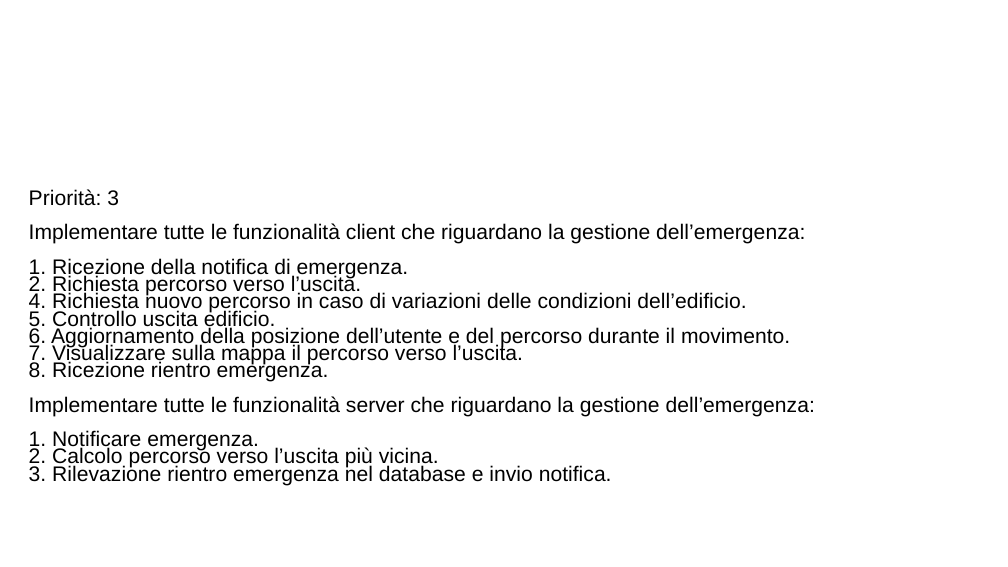
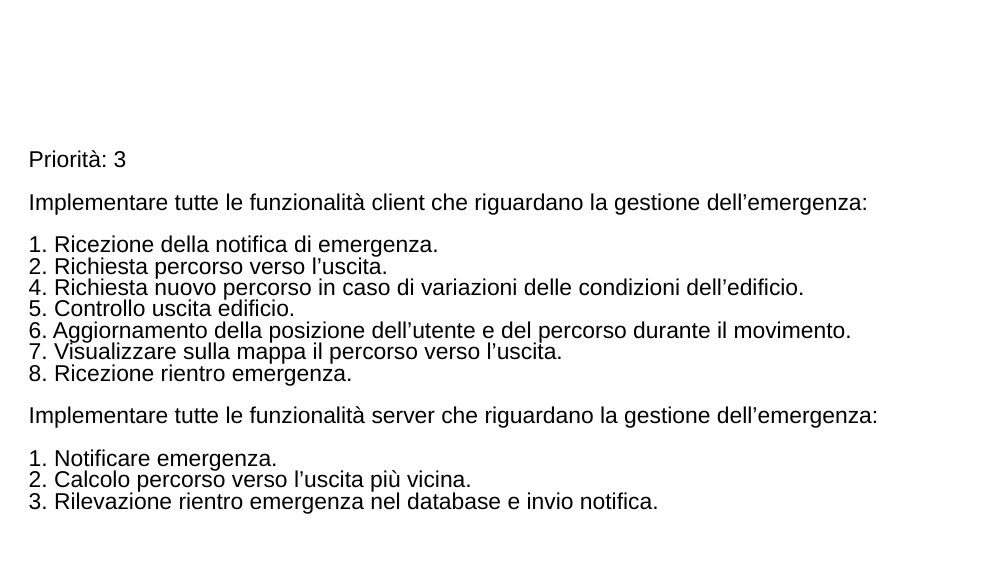
Before and after one commit to ecorradini/ProgettoIDS, a slide deck: slide 4 of AnalisiRequisiti/User Stories/UserStories.ppt. Drawn at 1008x567 pixels with LibreOffice and Linux fonts; fonts in the diff are those of the drawing; background and template pictures are left out. Boxes give left, top, right and bottom in pixels: in the first picture for what was removed or moved away, otherwise in the second. Text is boxed around its words. In the diff, an @@ line names an element or a change of style, - is before the commit and + after.

```diff
--- a/AnalisiRequisiti/User Stories/UserStories.ppt
+++ b/AnalisiRequisiti/User Stories/UserStories.ppt
@@ text "Priorità: 3" at <box>29,193,878,514</box>: size 16.6 to 18 pt; line spacing 0.68 to 0.78 @@
```
Also in this commit, not shown: 1 other slide changed, 1 slide added, 2 other files.
